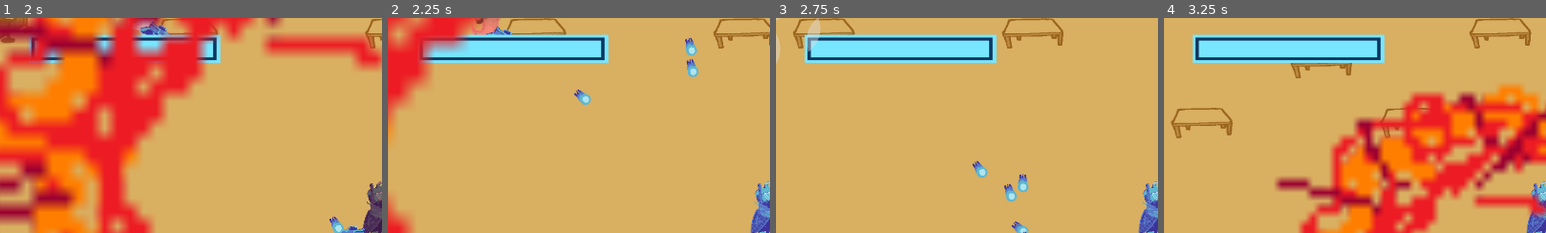
Above: before the commit, frames 1-4 (left to right).
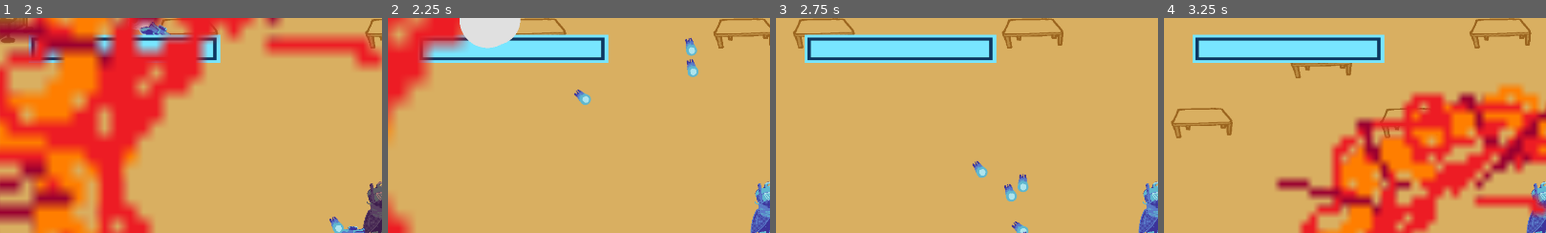
Above: after the commit, the same moments.

Repository: mid-at-coding/imgd-game
Game: Godot game, scene res://scenes/dungeon_saloon_game.tscn
Two runs of this game, one before a commit and one after it. Both use one fixed random seed, a clock stepped at 60 frames per second and the inputs below. This scene is started directly instead of the project's main scene. Sound files missing from this copy of the repository are replaced by a short silence.
Inputs (mouse positions are % of the whole screen's width and height, from its top left):
- Up to frame 1 (2 s): tap Enter (accept_pickup) at 0.5 s; move the mouse to (72, 45) at 0.52 s; hold D (move_right) 0.53-1.28 s; hold Enter (accept_pickup) 0.53-1.28 s; click (72, 45) at 0.67 s; move the mouse to (30, 55) at 1.27 s; hold S (move_down) from 1.28 s (still down); tap Space (use_wipe) at 1.35 s
- Up to frame 2 (2.25 s): move the mouse to (60, 28) at 2.02 s; release S (move_down) at 2.03 s; hold D (move_right) from 2.03 s (still down); hold Enter (accept_pickup) from 2.03 s (still down)
- Up to frame 3 (2.75 s): keep holding D (move_right); keep holding Enter (accept_pickup)
- Up to frame 4 (3.25 s): move the mouse to (45, 70) at 2.77 s; release D (move_right) at 2.78 s; release Enter (accept_pickup) at 2.78 s; hold W (move_up) from 2.78 s (still down); tap Space (use_wipe) at 2.85 s; click (45, 70) at 2.92 s
The pictures show only the part of the screen within x 0-50%, y 0-50%; the shares and areas given below are measured in that part.

Frame 1 is identical in both runs. In frame 2, 1.8% of the frame differs, in the area x 18-35%, y 0-15%; in frame 3, 0.5%; in frame 4, nothing differs.

Commit message:
refactor: paramaterized sprite hurt time and tint

Diff:
--- a/game/scripts/creature.gd
+++ b/game/scripts/creature.gd
@@ -34,6 +34,8 @@
 signal health_depleted
 
 @export var creature_data : CreatureData = CreatureData.new()
+static var hurt_tint_time : float = 0.2
+static var hurt_tint : Color = Color(1.0, 0.526, 0.489, 1.0)
 @onready var sprite = get_node(creature_data.spriteName)
 @onready var gun : ParameterGun = get_node(creature_data.gunName)
 @onready var health = creature_data.maxhealth
@@ -109,10 +111,12 @@
 
 # Take damage when hit by bullet
 func take_damage(bullet: BulletData):
-	# red tint
-	sprite.modulate = Color(1.0, 0.526, 0.489, 1.0)
-	await get_tree().create_timer(0.2).timeout
-	sprite.modulate = Color.WHITE
+
+	# Apply tint
+	# TODO: Should this live in sprite.play_hurt()?
+	sprite.modulate = hurt_tint
+	get_tree().create_timer(hurt_tint_time).timeout.connect(func():
+		sprite.modulate = Color.WHITE)
 
 	sprite.play_hurt(health)
 	health -= bullet.damage
